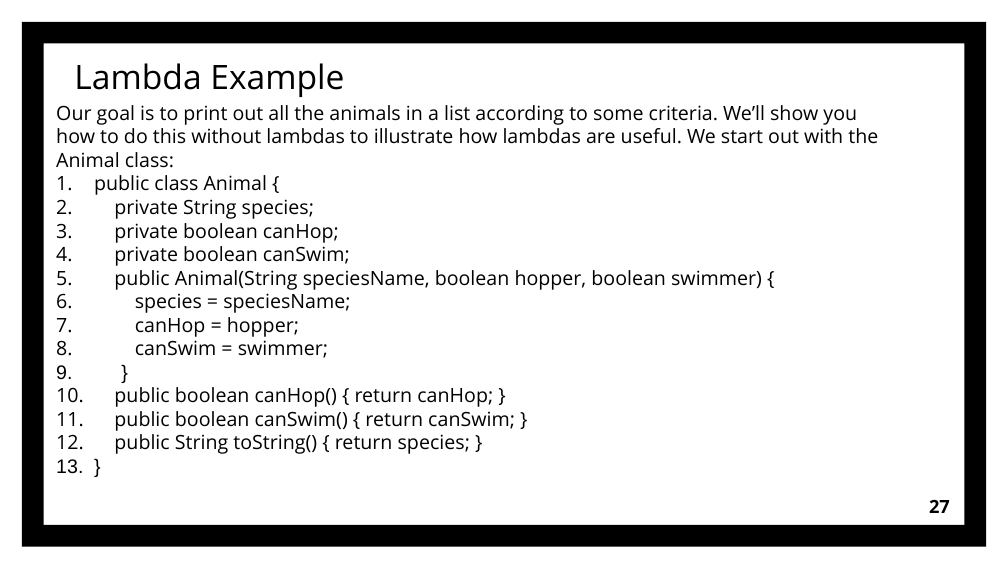
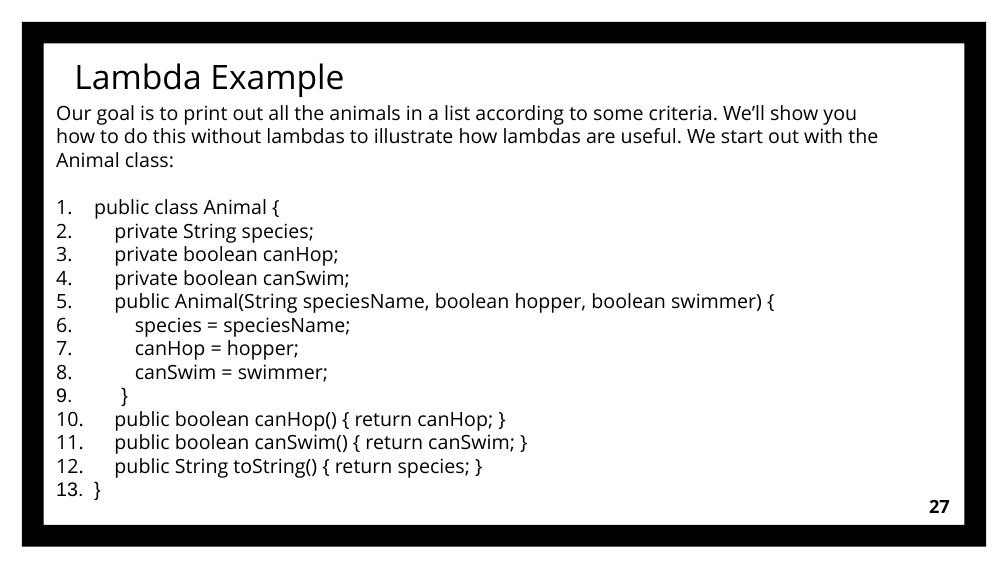
Before and after one commit to Grigory2000/OCATests, a slide deck: slide 27 of OCA Chapter 4 part 3.pptx. Drawn at 1008x567 pixels with LibreOffice and Linux fonts; fonts in the diff are those of the drawing. Boxes give left, top, right and bottom in pixels: in the first picture for what was removed or moved away, otherwise in the second. Text is boxed around its words. In the diff, an @@ line names an element or a change of style, - is before the commit and + after.

Commit message:
lambda commit

```diff
--- a/OCA Chapter 4 part 3.pptx
+++ b/OCA Chapter 4 part 3.pptx
@@ text "Our goal is to print ..." rewrapped from bbox=[56, 105, 878, 454] to bbox=[56, 105, 878, 478] @@
```
Also in this commit, not shown: 6 other slides changed, 11 slides added, 31 other files.
